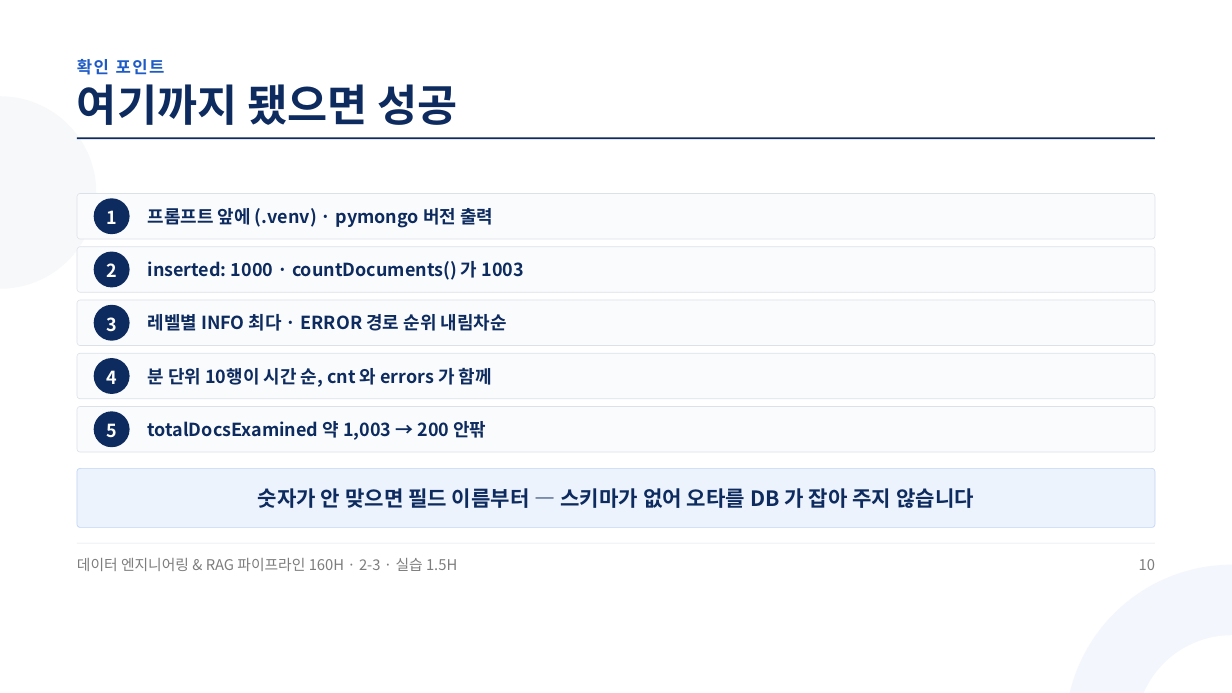
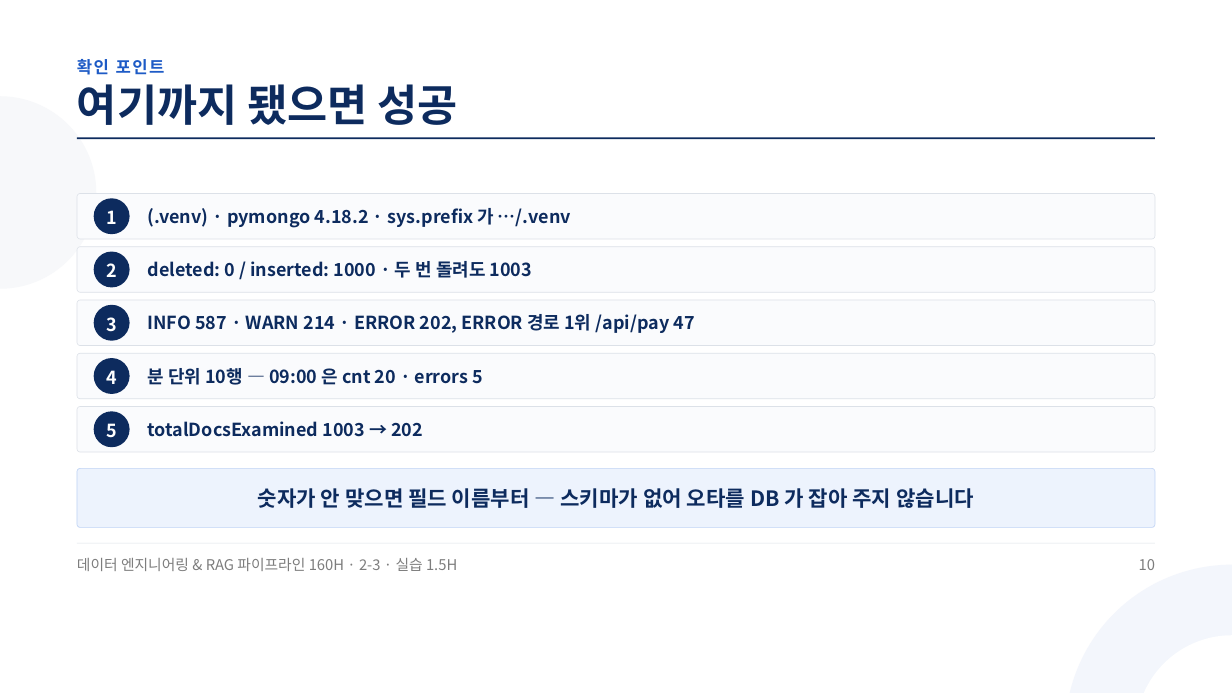
Before and after one commit to aebonlee/materials, a slide deck: slide 10 of data-eng/decks/w2d3s3.pptx. Drawn at 1232x693 pixels with LibreOffice and Linux fonts; fonts in the diff are those of the drawing. Boxes give left, top, right and bottom in pixels: in the first picture for what was removed or moved away, otherwise in the second. Text is boxed around its words. In the diff, an @@ line names an element or a change of style, - is before the commit and + after.

```diff
--- a/data-eng/decks/w2d3s3.pptx
+++ b/data-eng/decks/w2d3s3.pptx
@@ text at [148, 208, 571, 228]: text changed @@
-프롬프트 앞에 (.venv) · pymongo 버전 출력
+(.venv) · pymongo 4.18.2 · sys.prefix 가 …/.venv
@@ text at [148, 261, 532, 278]: text changed @@
-inserted: 1000 · countDocuments() 가 1003
+deleted: 0 / inserted: 1000 · 두 번 돌려도 1003
@@ text at [148, 314, 694, 333]: text changed @@
-레벨별 INFO 최다 · ERROR 경로 순위 내림차순
+INFO 587 · WARN 214 · ERROR 202, ERROR 경로 1위 /api/pay 47
@@ text at [148, 368, 484, 385]: text changed @@
-분 단위 10행이 시간 순, cnt 와 errors 가 함께
+분 단위 10행 — 09:00 은 cnt 20 · errors 5
@@ text at [148, 421, 423, 437]: text changed @@
-totalDocsExamined 약 1,003 → 200 안팎
+totalDocsExamined 1003 → 202
```
Also in this commit, not shown: 6 other slides changed, 9 other files.
